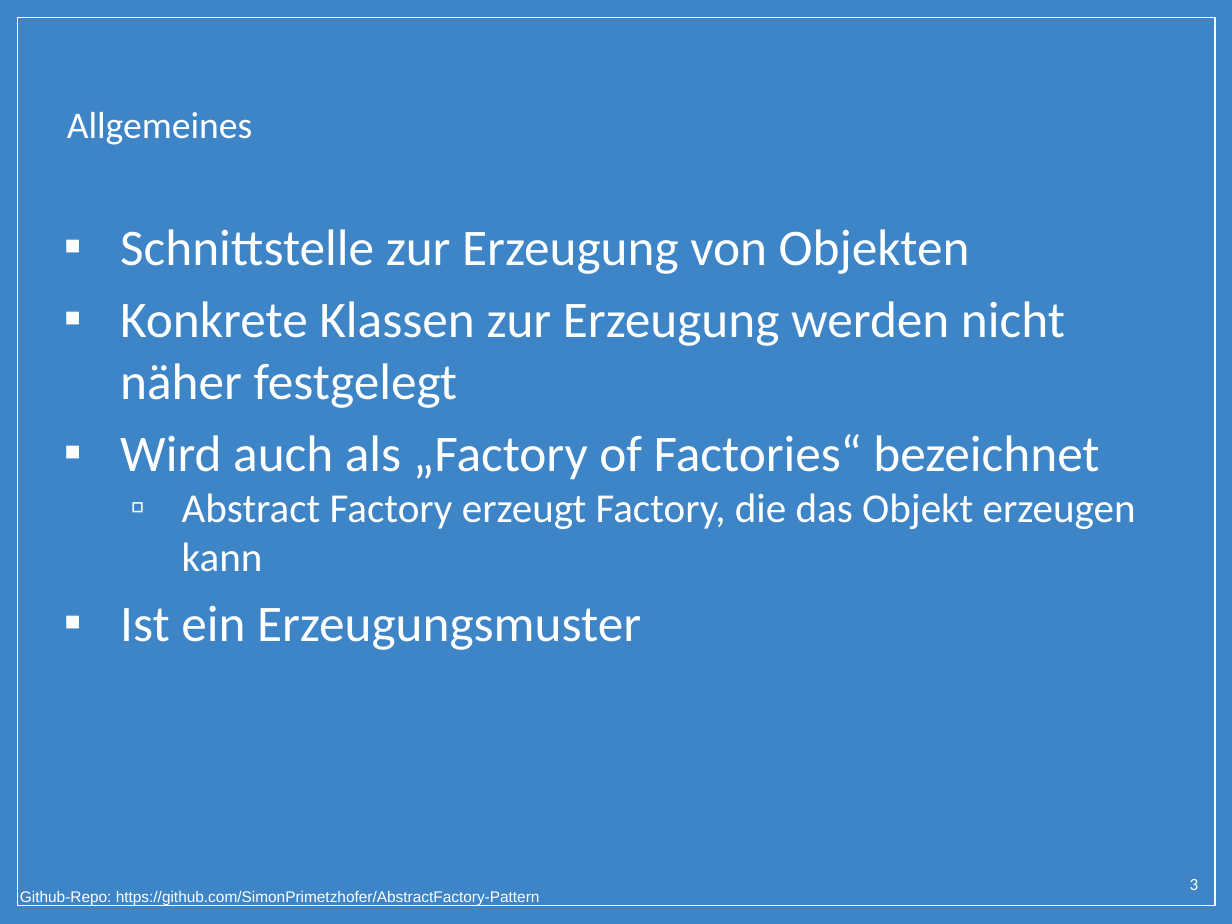
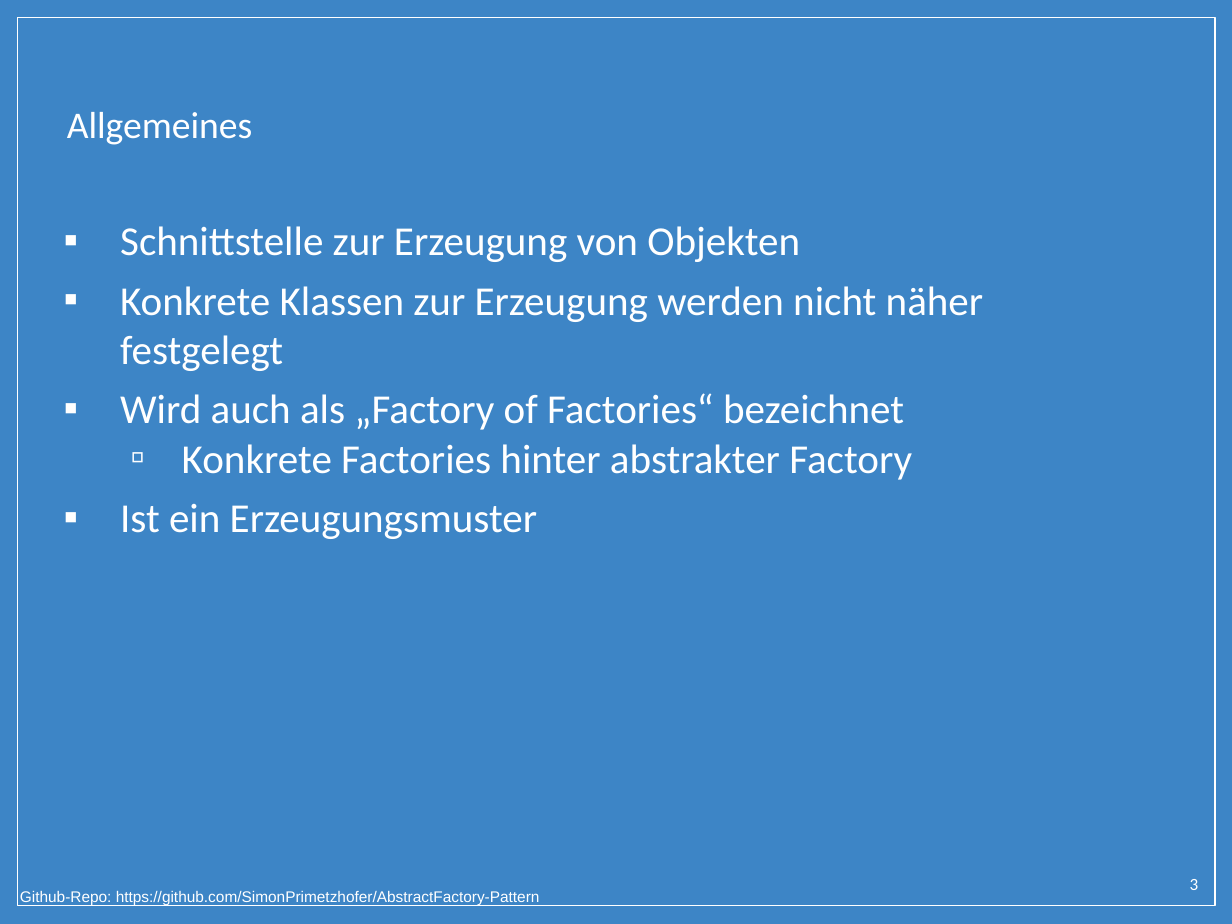
Before and after one commit to SimonPrimetzhofer/AbstractFactory-Pattern, a slide deck: slide 3 of Presentation/Abstract_Factory.pptx. Drawn at 1232x924 pixels with LibreOffice and Linux fonts; fonts in the diff are those of the drawing; background and template pictures are left out. Boxes give left, top, right and bottom in pixels: in the first picture for what was removed or moved away, otherwise in the second. Text is boxed around its words. In the diff, an @@ line names an element or a change of style, - is before the commit and + after.

```diff
--- a/Presentation/Abstract_Factory.pptx
+++ b/Presentation/Abstract_Factory.pptx
@@ text at box(120, 226, 983, 539): size 30 to 24 pt in "Schnittstelle zur Erzeugung von Objekten", "Konkrete Klassen zur Erzeugung werden nicht näher ...", "Wird auch als „Factory of Factories“ bezeichnet", "Ist ein Erzeugungsmuster" @@
@@ text at box(182, 444, 912, 480): text changed @@
-  ▫ Abstract Factory erzeugt Factory, die das Objekt erzeugen kann
+  ▫ Konkrete Factories hinter abstrakter Factory
```
Also in this commit, not shown: 9 other slides changed, 1 other file.
